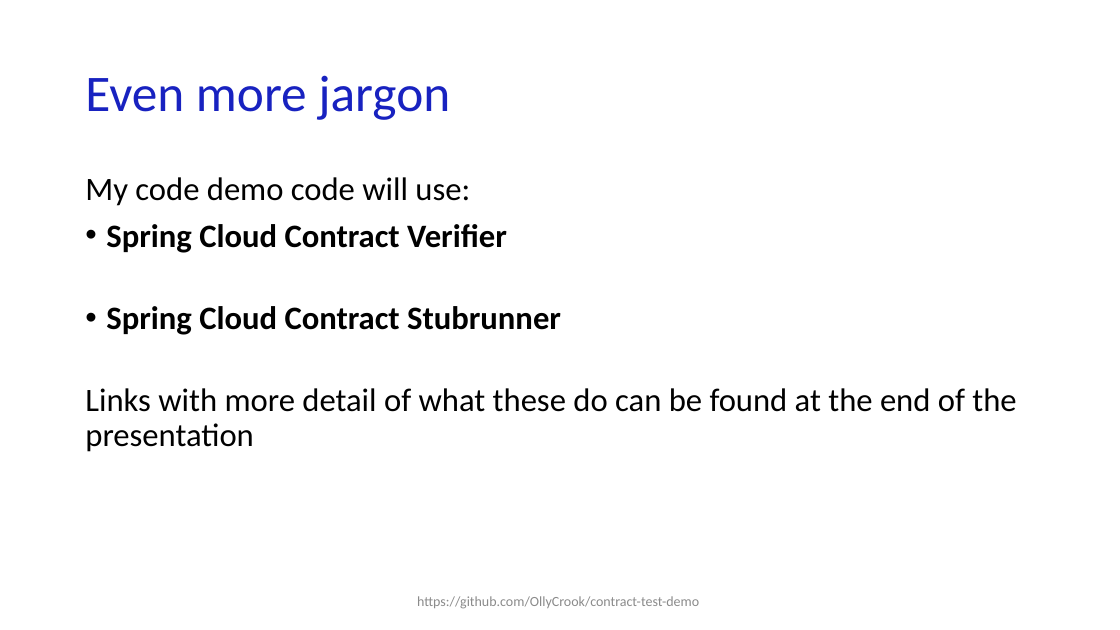
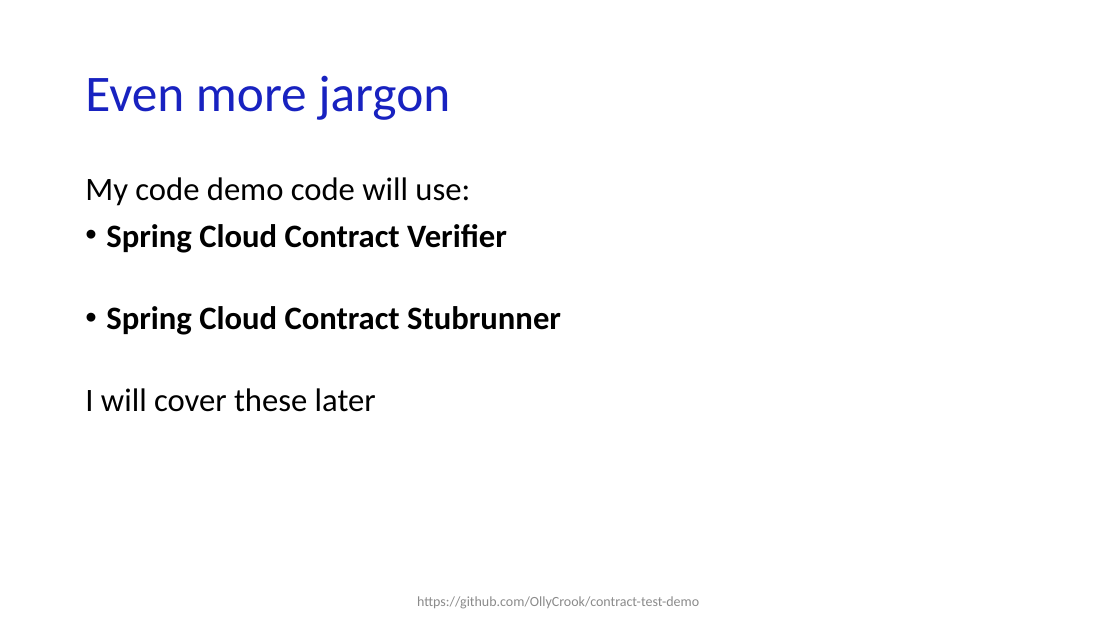
Before and after one commit to OllyCrook/contract-test-demo, a slide deck: slide 12 of Contract-testing-presentation_EngineersWeek.pptx. Drawn at 1120x630 pixels with LibreOffice and Linux fonts; fonts in the diff are those of the drawing. Boxes give left, top, right and bottom in pixels: in the first picture for what was removed or moved away, otherwise in the second. Text is boxed around its words. In the diff, an @@ line names an element or a change of style, - is before the commit and + after.

```diff
--- a/Contract-testing-presentation_EngineersWeek.pptx
+++ b/Contract-testing-presentation_EngineersWeek.pptx
@@ text at (x1=85, y1=388, x2=376, y2=412): text changed @@
-Links with more detail of what these do can be found at the end of the presentation
+I will cover these later
```
Also in this commit, not shown: 11 other slides changed.
